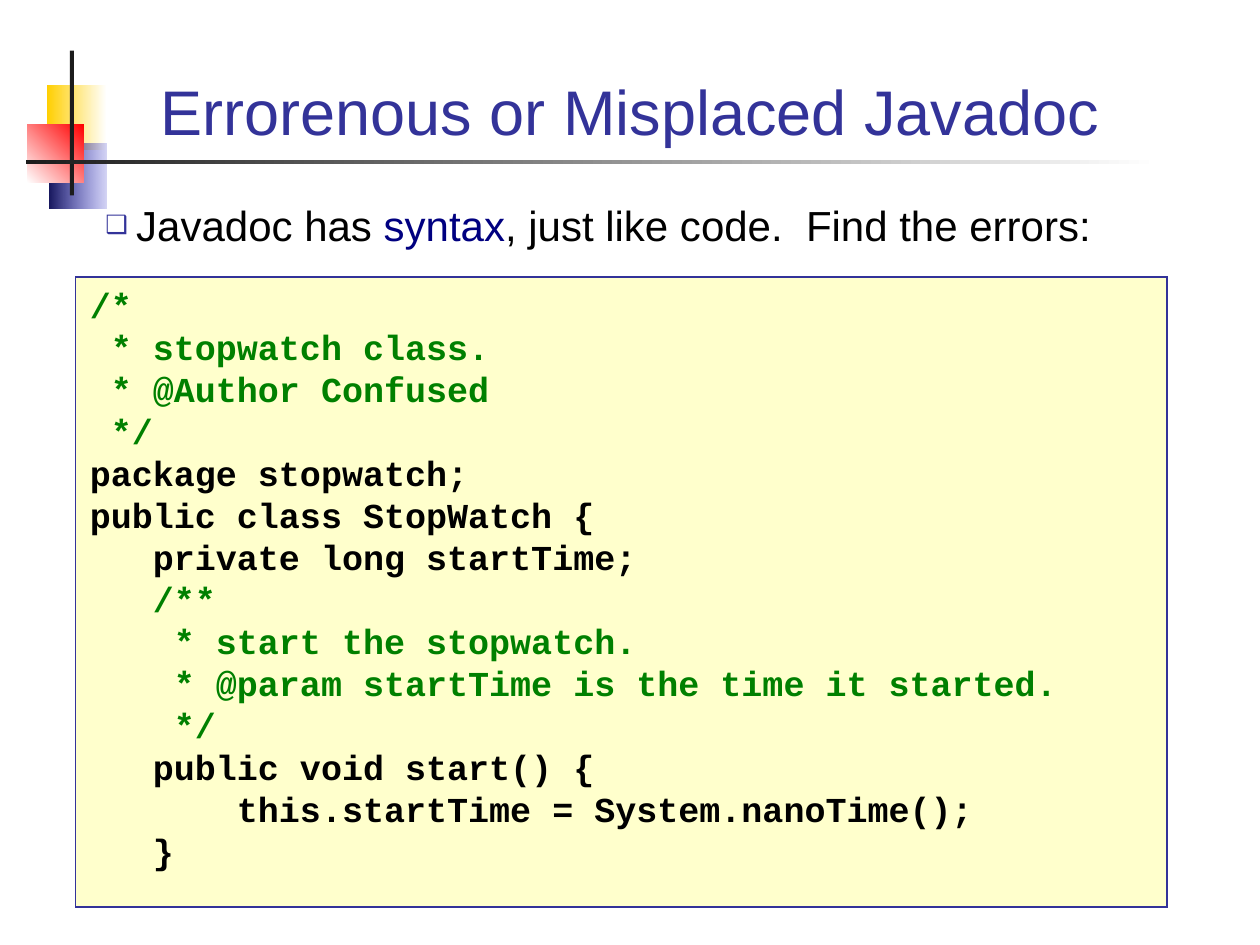
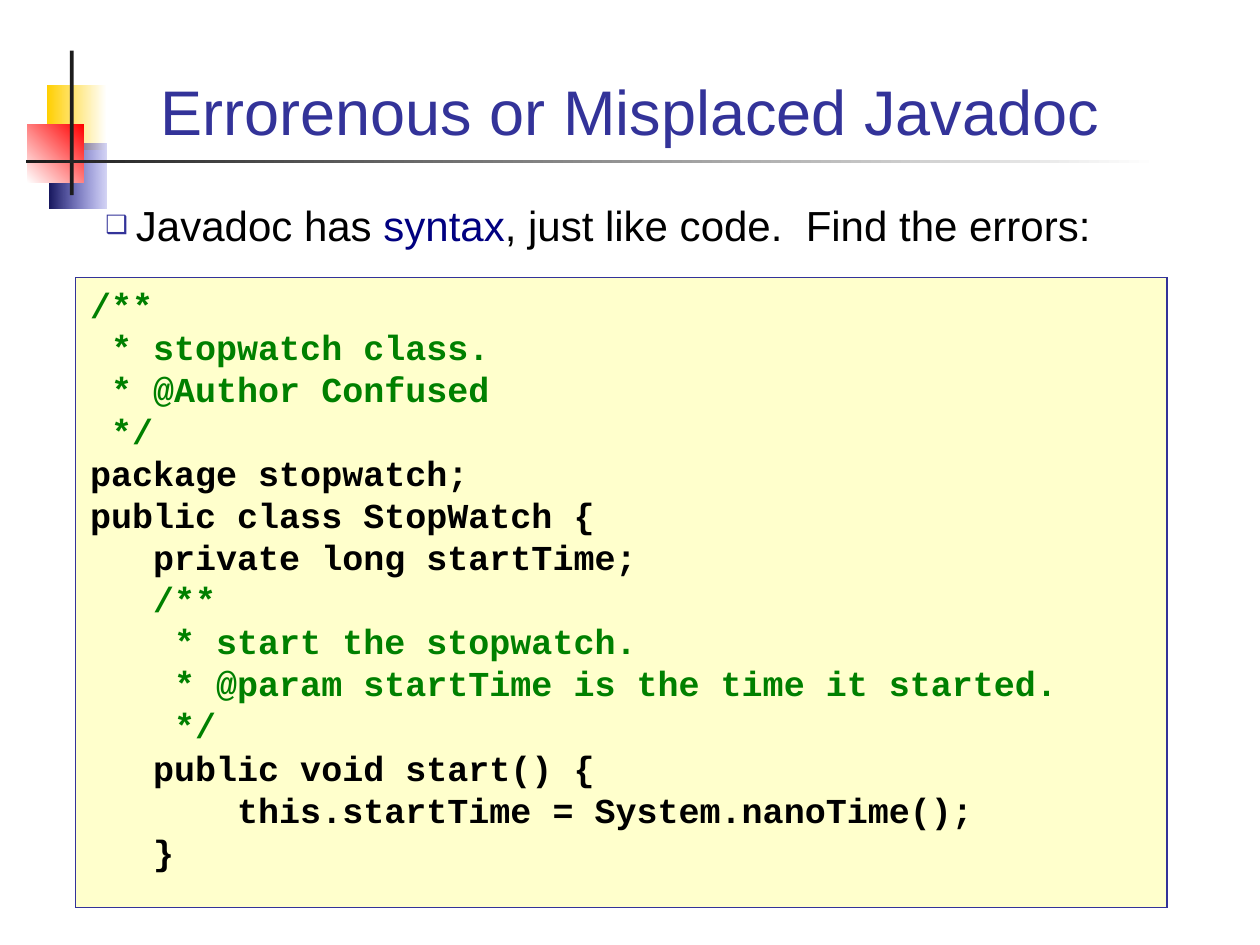
Before and after one commit to skeoop/skeoop.github.io, a slide deck: slide 6 of week5/Review of PA1.ppt. Drawn at 1260x945 pixels with LibreOffice and Linux fonts; fonts in the diff are those of the drawing. Boxes give left, top, right and bottom in pixels: in the first picture for what was removed or moved away, otherwise in the second. Text is boxed around its words. In the diff, an @@ line names an element or a change of style, - is before the commit and + after.

```diff
--- a/week5/Review of PA1.ppt
+++ b/week5/Review of PA1.ppt
@@ text in rectangle at [76,277,1167,907]: text changed @@
-/*
+/**
```
Also in this commit, not shown: 4 other files.
